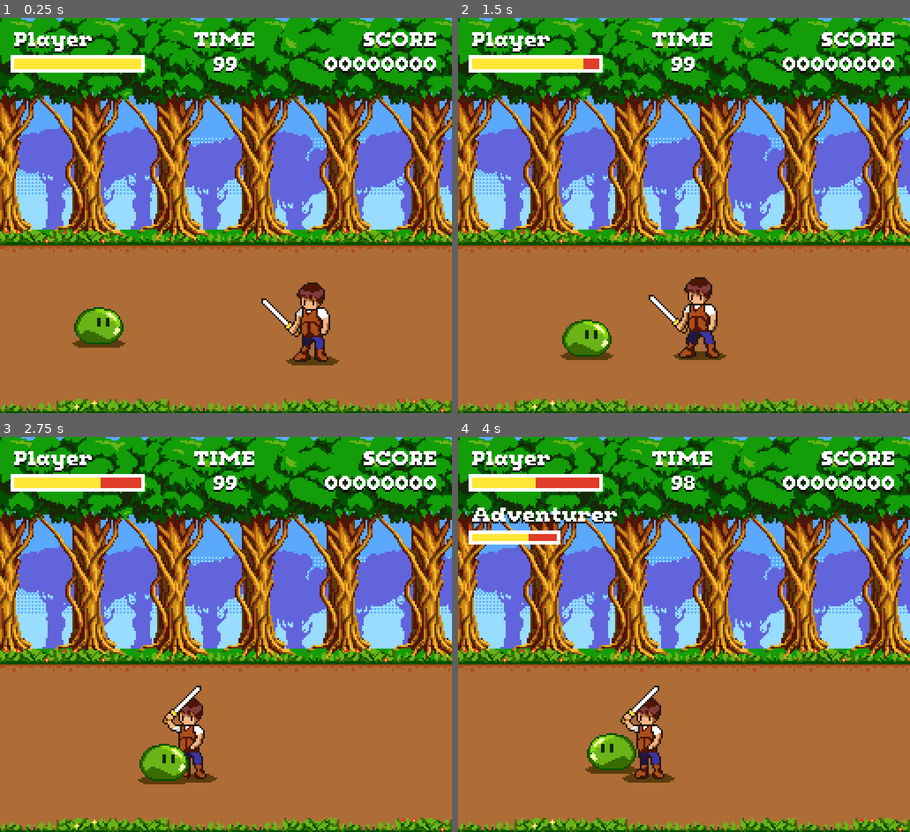
Above: before the commit, frames 1-4 (two rows, left to right).
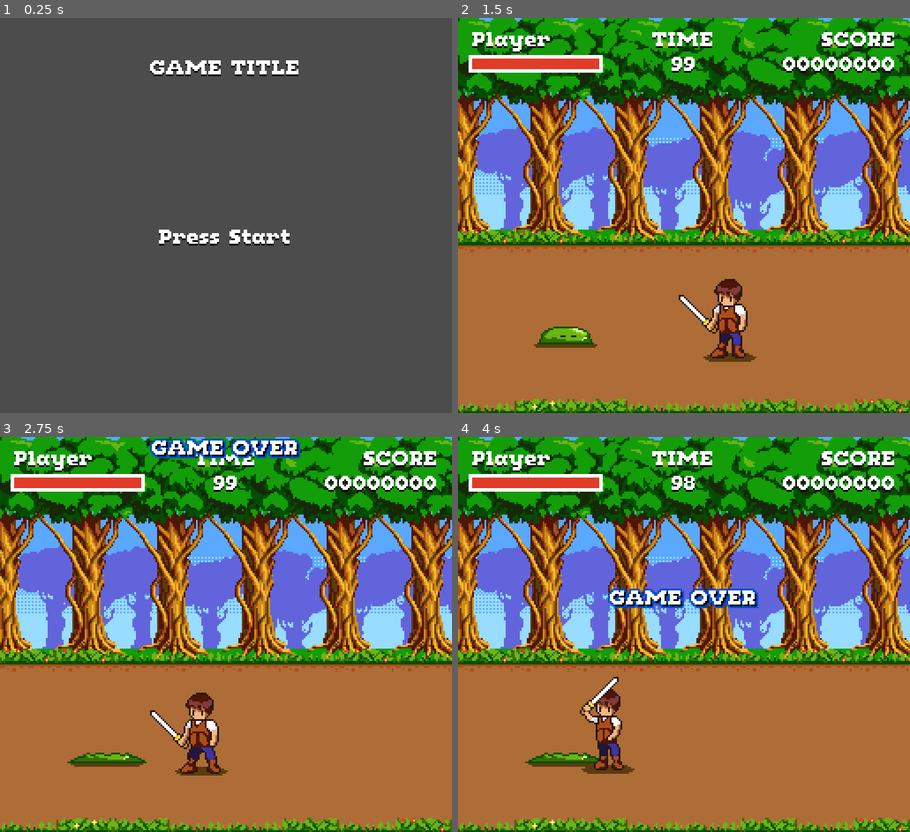
Above: after the commit, the same moments.

Repository: svntax/BlockBornArcadeJam
Game: Godot game, scene res://UI/Screens/TitleScreen.tscn
Same seed, same stepped clock (60 frames per second), same inputs: the game is played once before the commit and once after it. Before the commit the project starts from res://UI/Screens/Gameplay.tscn.
Inputs:
- Up to frame 1 (0.25 s): no input
- Up to frame 2 (1.5 s): tap Enter (ui_accept) at 0.5, 0.77, 0.8, 1.07, 1.35 s; hold Right (move_right) 0.53-1.28 s; tap Z (attack) at 0.6 s; hold Down (move_down) from 1.28 s (still down)
- Up to frame 3 (2.75 s): tap Enter (ui_accept) at 1.52, 1.82, 2.3 s; tap Z (attack) at 1.55, 2.1 s; release Down (move_down) at 2.03 s; hold Right (move_right) from 2.03 s (still down)
- Up to frame 4 (4 s): release Right (move_right) at 2.78 s; hold Up (move_up) 2.78-3.53 s; tap Z (attack) at 2.85 s; tap Enter (ui_accept) at 3.02, 3.32, 3.6, 3.77 s; hold Left (move_left) from 3.53 s (still down)

The runs differ from the first frame. In frame 1, 100% of the frame differs, in the area x 0-100%, y 0-100%; in frame 2, 4.4%; in frame 3, 5.2%; in frame 4, 6.6%.

Commit message:
Added leaderboards screen, title screen, and high scores system.

Diff:
--- /dev/null
+++ b/Globals.gd
@@ -0,0 +1,30 @@
+extends Node
+
+onready var current_score = 0
+onready var high_scores = []
+
+func get_current_score() -> int:
+	return current_score
+
+func set_score(score: int) -> void:
+	current_score = score
+
+func reset_score() -> void:
+	current_score = 0
+
+func get_high_scores() -> Array:
+	return high_scores
+
+func add_score_entry(score: int, player_name: String = "Player"):
+	# Should we add scores of 0?
+#	if score <= 0:
+#		return
+
+	high_scores.append([score, player_name])
+	high_scores.sort_custom(self, "_compare_scores")
+
+	if high_scores.size() > 10:
+		high_scores.resize(10)
+
+func _compare_scores(a, b):
+	return b[0] < a[0]
--- a/Player/Player.gd
+++ b/Player/Player.gd
@@ -22,9 +22,9 @@
 	if can_move():
 		move()
 
-	# DEBUG: test damage remove later
+	# DEBUG: test damage TODO remove later
 	if Input.is_action_just_pressed("ui_accept"):
-		damage(1)
+		damage(100)
 
 	move_and_slide(velocity)
 	# Face the right direction
--- a/UI/GameUI.gd
+++ b/UI/GameUI.gd
@@ -53,8 +53,12 @@
 	if new_hp <= 0:
 		game_over_timer.start()
 
+func add_score(amount: int) -> void:
+	score += amount
+	Globals.set_score(score)
+
 func _on_enemy_death(enemy_points_value: int) -> void:
-	score += enemy_points_value
+	add_score(enemy_points_value)
 	update_score_label()
 
 func set_enemy_stats(name: String, current_hp: int, max_hp: int) -> void:
@@ -80,8 +84,9 @@
 		game_over_finish_timer.start()
 
 func _on_GameOverFinishTimer_timeout():
-	# TODO: fade out to leaderboards screen
-	get_tree().change_scene("res://UI/Screens/Gameplay.tscn")
+	Globals.add_score_entry(Globals.get_current_score())
+	# TODO: fade effect when switching scenes
+	get_tree().change_scene("res://UI/Screens/LeaderboardsScreen.tscn")
 
 func update_time_label() -> void:
 	time_label.text = "TIME\n" + str(time_left)
--- /dev/null
+++ b/UI/ScoreEntry.gd
@@ -0,0 +1,11 @@
+extends HBoxContainer
+
+onready var name_label = $NameLabel
+onready var score_label = $ScoreLabel
+
+func set_score_text(txt: String) -> void:
+	#var padded_score = txt.pad_zeros(8)
+	score_label.text = txt #padded_score
+
+func set_name_text(txt: String) -> void:
+	name_label.text = txt
--- /dev/null
+++ b/UI/ScoreEntry.tscn
@@ -0,0 +1,30 @@
+[gd_scene load_steps=3 format=2]
+
+[ext_resource path="res://UI/MainUITheme.tres" type="Theme" id=1]
+[ext_resource path="res://UI/ScoreEntry.gd" type="Script" id=2]
+
+[node name="ScoreEntry" type="HBoxContainer"]
+margin_right = 192.0
+margin_bottom = 11.0
+theme = ExtResource( 1 )
+script = ExtResource( 2 )
+
+[node name="NameLabel" type="Label" parent="."]
+margin_right = 94.0
+margin_bottom = 11.0
+size_flags_horizontal = 3
+custom_colors/font_color_shadow = Color( 0, 0, 0, 1 )
+custom_constants/shadow_offset_x = 0
+custom_constants/shadow_offset_y = 1
+text = "Player"
+
+[node name="ScoreLabel" type="Label" parent="."]
+margin_left = 98.0
+margin_right = 192.0
+margin_bottom = 11.0
+size_flags_horizontal = 3
+custom_colors/font_color_shadow = Color( 0, 0, 0, 1 )
+custom_constants/shadow_offset_x = 0
+custom_constants/shadow_offset_y = 1
+text = "00000000"
+align = 2
--- a/UI/Screens/Gameplay.tscn
+++ b/UI/Screens/Gameplay.tscn
@@ -31,77 +31,6 @@
 
 [node name="SkyLayer" type="ParallaxLayer" parent="ParallaxBackground"]
 motion_mirroring = Vector2( 256, 0 )
-
-[node name="TallForestTreeBack" type="Sprite" parent="ParallaxBackground/SkyLayer"]
-position = Vector2( 32, 96 )
-texture = ExtResource( 7 )
-
-[node name="TallForestTreeBack2" type="Sprite" parent="ParallaxBackground/SkyLayer"]
-position = Vector2( 56, 104 )
-texture = ExtResource( 7 )
-
-[node name="TallForestTreeBack3" type="Sprite" parent="ParallaxBackground/SkyLayer"]
-position = Vector2( 80, 96 )
-texture = ExtResource( 7 )
-flip_h = true
-
-[node name="TallForestTreeBack4" type="Sprite" parent="ParallaxBackground/SkyLayer"]
-position = Vector2( 120, 104 )
-texture = ExtResource( 7 )
-
-[node name="TallForestTreeBack5" type="Sprite" parent="ParallaxBackground/SkyLayer"]
-position = Vector2( 152, 96 )
-texture = ExtResource( 7 )
-
-[node name="TallForestTreeBack6" type="Sprite" parent="ParallaxBackground/SkyLayer"]
-position = Vector2( 168, 112 )
-texture = ExtResource( 7 )
-
-[node name="TallForestTreeBack7" type="Sprite" parent="ParallaxBackground/SkyLayer"]
-position = Vector2( 200, 104 )
-texture = ExtResource( 7 )
-flip_h = true
-
-[node name="TallForestTreeBack8" type="Sprite" parent="ParallaxBackground/SkyLayer"]
-position = Vector2( 232, 96 )
-texture = ExtResource( 7 )
-flip_h = true
-
-[node name="TallForestTreeBack9" type="Sprite" parent="ParallaxBackground/SkyLayer"]
-position = Vector2( 264, 104 )
-texture = ExtResource( 7 )
-
-[node name="TallForestTreeBack10" type="Sprite" parent="ParallaxBackground/SkyLayer"]
-position = Vector2( 304, 96 )
-texture = ExtResource( 7 )
-
-[node name="TallForestTreeBack11" type="Sprite" parent="ParallaxBackground/SkyLayer"]
-position = Vector2( 328, 104 )
-texture = ExtResource( 7 )
-flip_h = true
-
-[node name="TallForestTreeBack12" type="Sprite" parent="ParallaxBackground/SkyLayer"]
-position = Vector2( 384, 104 )
-texture = ExtResource( 7 )
-
-[node name="TallForestTreeBack13" type="Sprite" parent="ParallaxBackground/SkyLayer"]
-position = Vector2( 416, 96 )
-texture = ExtResource( 7 )
-
-[node name="TallForestTreeBack14" type="Sprite" parent="ParallaxBackground/SkyLayer"]
-position = Vector2( 488, 104 )
-texture = ExtResource( 7 )
-flip_h = true
-
-[node name="TallForestTreeBack15" type="Sprite" parent="ParallaxBackground/SkyLayer"]
-position = Vector2( 560, 96 )
-texture = ExtResource( 7 )
-flip_h = true
-
-[node name="TallForestTreeBack16" type="Sprite" parent="ParallaxBackground/SkyLayer"]
-position = Vector2( 688, 96 )
-texture = ExtResource( 7 )
-flip_h = true
 
 [node name="BlueSkyBg" type="Sprite" parent="ParallaxBackground/SkyLayer"]
 texture = ExtResource( 6 )
--- /dev/null
+++ b/UI/Screens/LeaderboardsScreen.gd
@@ -0,0 +1,35 @@
+extends Node2D
+
+var ScoreEntry = preload("res://UI/ScoreEntry.tscn")
+onready var scores_container = $"%Scores"
+
+func _ready():
+	# Clear the scores list
+	for node in scores_container.get_children():
+		node.queue_free()
+
+	# DEBUG TEST
+#	Globals.add_score_entry(500)
+#	Globals.add_score_entry(12345, "TestPlayer")
+#	Globals.add_score_entry(3200, "DevPlayer")
+#	for i in range(10):
+#		Globals.add_score_entry(i*10, "Player" + str(i))
+
+	fetch_scores()
+
+func _process(delta):
+	if Input.is_action_just_pressed("ui_accept") or Input.is_action_just_pressed("attack"):
+		get_tree().change_scene("res://UI/Screens/TitleScreen.tscn")
+
+func fetch_scores() -> void:
+	var score_entries = Globals.get_high_scores()
+
+	# score_arr is an Array where [0] = score and [1] = the player's name
+	for score_arr in score_entries:
+		var score = score_arr[0]
+		print(score)
+		var player_name = score_arr[1]
+		var score_entry = ScoreEntry.instance()
+		scores_container.add_child(score_entry)
+		score_entry.set_score_text(str(score))
+		score_entry.set_name_text(player_name)
--- /dev/null
+++ b/UI/Screens/LeaderboardsScreen.tscn
@@ -0,0 +1,65 @@
+[gd_scene load_steps=6 format=2]
+
+[ext_resource path="res://Levels/blue_sky_bg_full.png" type="Texture" id=1]
+[ext_resource path="res://UI/ui_border.png" type="Texture" id=2]
+[ext_resource path="res://UI/MainUITheme.tres" type="Theme" id=3]
+[ext_resource path="res://UI/Screens/LeaderboardsScreen.gd" type="Script" id=4]
+[ext_resource path="res://UI/ScoreEntry.tscn" type="PackedScene" id=5]
+
+[node name="LeaderboardsScreen" type="Node2D"]
+script = ExtResource( 4 )
+__meta__ = {
+"_edit_lock_": true
+}
+
+[node name="BlueSkyBg" type="Sprite" parent="."]
+texture = ExtResource( 1 )
+centered = false
+
+[node name="UI" type="Control" parent="."]
+margin_right = 40.0
+margin_bottom = 40.0
+theme = ExtResource( 3 )
+
+[node name="NinePatchRect" type="NinePatchRect" parent="UI"]
+margin_left = 16.0
+margin_top = 16.0
+margin_right = 240.0
+margin_bottom = 192.0
+texture = ExtResource( 2 )
+patch_margin_left = 16
+patch_margin_top = 16
+patch_margin_right = 16
+patch_margin_bottom = 16
+
+[node name="Header" type="Label" parent="UI"]
+margin_left = 24.0
+margin_top = 24.0
+margin_right = 232.0
+margin_bottom = 35.0
+custom_colors/font_color_shadow = Color( 0, 0, 0, 1 )
+custom_constants/shadow_offset_x = 0
+custom_constants/shadow_offset_y = 1
+text = "HIGH SCORES"
+align = 1
+
+[node name="Footer" type="Label" parent="UI"]
+margin_left = 24.0
+margin_top = 192.0
+margin_right = 232.0
+margin_bottom = 224.0
+custom_colors/font_color_shadow = Color( 0, 0, 0, 1 )
+custom_constants/shadow_offset_x = 0
+custom_constants/shadow_offset_y = 1
+text = "Press Enter to Return"
+align = 1
+valign = 1
+
+[node name="Scores" type="VBoxContainer" parent="UI"]
+unique_name_in_owner = true
+margin_left = 32.0
+margin_top = 40.0
+margin_right = 224.0
+margin_bottom = 192.0
+
+[node name="ScoreEntry" parent="UI/Scores" instance=ExtResource( 5 )]
--- /dev/null
+++ b/UI/Screens/TitleScreen.gd
@@ -0,0 +1,8 @@
+extends Node2D
+
+func _ready():
+	Globals.reset_score()
+
+func _process(delta):
+	if Input.is_action_just_pressed("ui_accept") or Input.is_action_just_pressed("attack"):
+		get_tree().change_scene("res://UI/Screens/Gameplay.tscn")
--- /dev/null
+++ b/UI/Screens/TitleScreen.tscn
@@ -0,0 +1,37 @@
+[gd_scene load_steps=3 format=2]
+
+[ext_resource path="res://UI/MainUITheme.tres" type="Theme" id=1]
+[ext_resource path="res://UI/Screens/TitleScreen.gd" type="Script" id=2]
+
+[node name="TitleScreen" type="Node2D"]
+script = ExtResource( 2 )
+__meta__ = {
+"_edit_lock_": true
+}
+
+[node name="UI" type="Control" parent="."]
+margin_right = 40.0
+margin_bottom = 40.0
+theme = ExtResource( 1 )
+
+[node name="Title" type="Label" parent="UI"]
+margin_left = 24.0
+margin_top = 24.0
+margin_right = 232.0
+margin_bottom = 35.0
+custom_colors/font_color_shadow = Color( 0, 0, 0, 1 )
+custom_constants/shadow_offset_x = 0
+custom_constants/shadow_offset_y = 1
+text = "GAME TITLE"
+align = 1
+
+[node name="StartLabel" type="Label" parent="UI"]
+margin_left = 24.0
+margin_top = 120.0
+margin_right = 232.0
+margin_bottom = 131.0
+custom_colors/font_color_shadow = Color( 0, 0, 0, 1 )
+custom_constants/shadow_offset_x = 0
+custom_constants/shadow_offset_y = 1
+text = "Press Start"
+align = 1
--- a/project.godot
+++ b/project.godot
@@ -21,8 +21,12 @@
 [application]
 
 config/name="BlockBornArcadeJam"
-run/main_scene="res://UI/Screens/Gameplay.tscn"
+run/main_scene="res://UI/Screens/TitleScreen.tscn"
 config/icon="res://icon.png"
+
+[autoload]
+
+Globals="*res://Globals.gd"
 
 [display]
 
Binary file added: Levels/blue_sky_bg_full.png
Not shown, added: Levels/blue_sky_bg_full.png.import
Binary file added: UI/ui_border.png
Not shown, added: UI/ui_border.png.import
